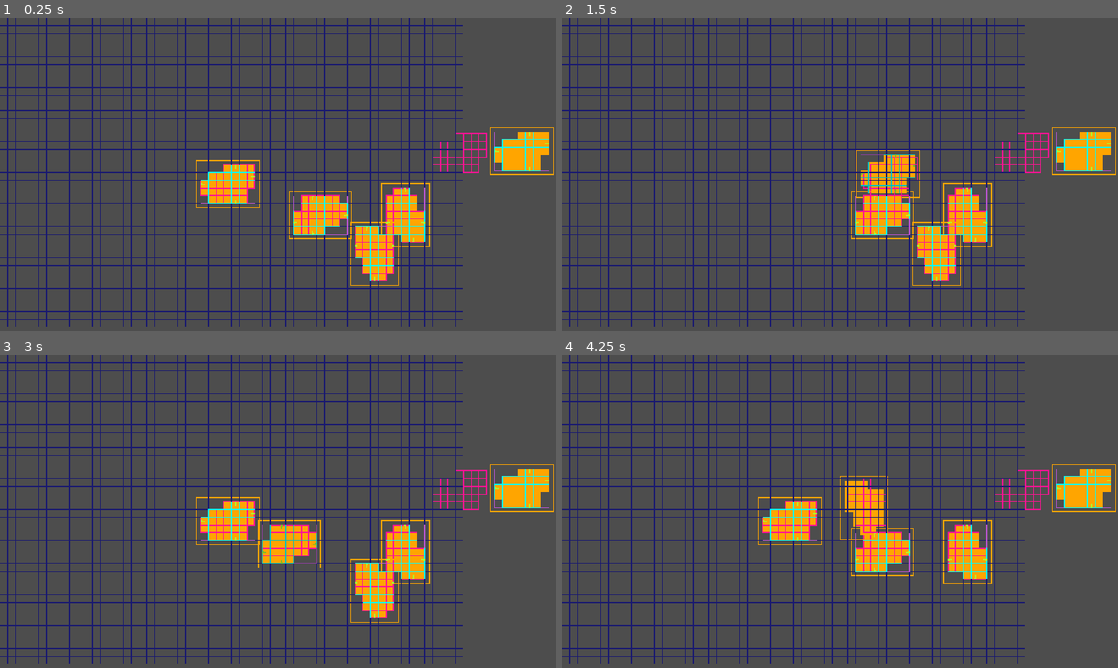
Above: before the commit, frames 1-4 (two rows, left to right).
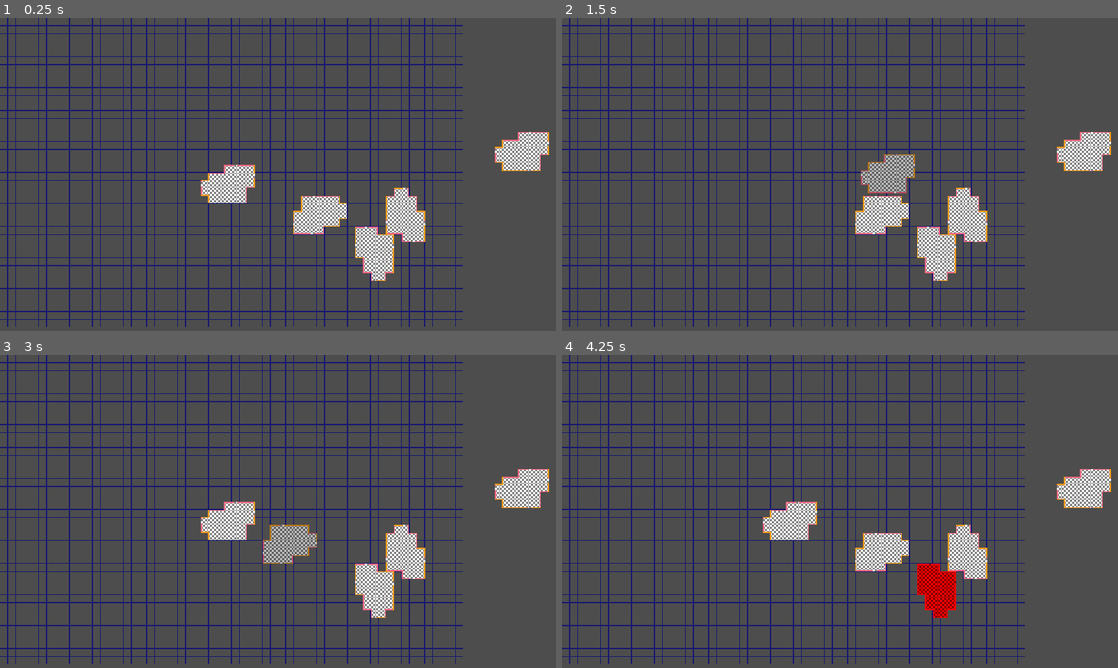
Above: after the commit, the same moments.

Repository: local-minimum/repetitions
Game: Godot game, scene res://scenes/dungeon_plan.tscn
Same seed, same stepped clock (60 frames per second), same inputs: the game is played once before the commit and once after it.
Inputs (mouse positions are in pixels of both pictures, inside the frame that each line leads up to):
- Up to frame 1 (0.25 s): no input
- Up to frame 2 (1.5 s): tap Enter at 0.5 s; drag from (1079, 155) to (784, 187) at 0.52 s; drag from (784, 187) to (1079, 155) at 1.27 s
- Up to frame 3 (3 s): move the mouse to (400, 549) at 2.02 s; hold D (crawl_strafe_right) 2.03-2.75 s; right-click (400, 549) at 2.1 s; click (400, 549) at 2.17 s; tap Space (crawl_search) at 2.75 s; drag from (322, 549) to (222, 524) at 2.77 s
- Up to frame 4 (4.25 s): drag from (940, 596) to (867, 511) at 3.52 s

The runs differ from the first frame. In frame 1, 5.9% of the frame differs, in the area x 35-100%, y 34-86%; in frame 2, 5.8%; in frame 3, 5.9%; in frame 4, 6.6%, in the area x 35-100%, y 34-84%.

Commit message:
Fix bug to start making rooms connect

Diff:
--- a/scenes/rooms/start_room.tscn
+++ b/scenes/rooms/start_room.tscn
@@ -19,11 +19,9 @@
 doors = NodePath("Doors")
 doors_directions = ExtResource("2_qr66m")
 collision = NodePath("CollisionPolygon2D")
-debug = true
 draggable = SubResource("Resource_6afpx")
 
 [node name="Outline" type="TileMapLayer" parent="."]
-visible = false
 z_index = -1
 texture_filter = 1
 texture_repeat = 1
@@ -33,7 +31,6 @@
 navigation_enabled = false
 
 [node name="Doors" type="TileMapLayer" parent="."]
-visible = false
 z_index = -1
 texture_filter = 1
 texture_repeat = 1
--- a/scripts/reps/blueprint_room.gd
+++ b/scripts/reps/blueprint_room.gd
@@ -41,8 +41,8 @@
             draggable.enable(self)
         tweening = value
 
-## Local coordinates of connected doors (valids)
-var connected_doors: Array[DoorData]:
+## Local coordinates of doors that lead to other rooms
+var valid_doors: Array[DoorData]:
     get():
         return _door_data.filter(func (ddata: DoorData) -> bool: return ddata.valid)
 
@@ -159,9 +159,10 @@
 
 func has_door_global_direction(global_coords: Vector2i, global_direction: CardinalDirections.CardinalDirection) -> bool:
     if doors == null || doors_directions == null:
+        print_debug("[Blueprint Door %s] I have no doors..." % [name])
         return false
 
-    var atlas_coords: Vector2i = doors.get_cell_atlas_coords(global_coords)
+    var atlas_coords: Vector2i = doors.get_cell_atlas_coords(draggable.translate_coord_to_local(self, global_coords))
     return doors_directions.has_door(atlas_coords, draggable.get_local_direction(self, global_direction))
 
 func has_registered_door(global_coords: Vector2i, global_direction: CardinalDirections.CardinalDirection) -> bool:
@@ -189,6 +190,7 @@
     var other_doors_local: Array[Vector2i] = other.door_local_coordinates
     var other_doors: Array[Vector2i] = other.draggable.translate_coords_array_to_global(other, other_doors_local)
 
+    print_debug("%s: my doors %s and %s has %s" % [self, my_doors, other, other_doors])
     for my_idx: int in range(my_doors_local.size()):
         var local_coords: Vector2i = my_doors_local[my_idx]
         var atlas_coords: Vector2i = doors.get_cell_atlas_coords(local_coords)
@@ -203,18 +205,23 @@
 
         for direction: CardinalDirections.CardinalDirection in get_global_door_directions(atlas_coords):
             if has_registered_door(my_doors[my_idx], direction):
+                print_debug("%s: Already has regestered door %s with direction %s" % [self, my_doors[my_idx], CardinalDirections.name(direction)])
                 continue
 
             var leading_to_coords: Vector2i = CardinalDirections.translate2d(my_doors[my_idx], direction)
+            print_debug("%s: Door %s leads %s to %s" % [self, my_doors[my_idx], CardinalDirections.name(direction), leading_to_coords])
             if other_doors.has(leading_to_coords):
                 var other_idx: int = other_doors.find(leading_to_coords)
-
-                if other.has_door_global_direction(other_doors_local[other_idx], CardinalDirections.invert(direction)):
-                    connected_doors.append(DoorData.new(true, self, my_doors[my_idx], direction, other))
+                print_debug("%s: Other has door #%s in this place!" % [self, other_idx])
+                if other.has_door_global_direction(other_doors[other_idx], CardinalDirections.invert(direction)):
+                    connecting_doors.append(DoorData.new(true, self, my_doors[my_idx], direction, other))
                     continue
+                else:
+                    print_debug("%s: But it was in the wrong direction" % [self])
 
             if other.is_inside(leading_to_coords):
-                connected_doors.append(DoorData.new(false, self, my_doors[my_idx], direction, other))
+                print_debug("%s: We are inside at %s but not via doors!" % [self, leading_to_coords])
+                connecting_doors.append(DoorData.new(false, self, my_doors[my_idx], direction, other))
 
     for other_idx: int in range(other_doors_local.size()):
         var other_local_coords: Vector2i = other_doors_local[other_idx]
@@ -231,15 +238,15 @@
             if other.has_registered_door(other_doors[other_idx], direction):
                 continue
 
-            if connected_doors.any(func (ddata: DoorData) -> bool: return ddata.is_inverse_connection(other, other_doors[other_idx], direction, self)):
+            if connecting_doors.any(func (ddata: DoorData) -> bool: return ddata.is_inverse_connection(other, other_doors[other_idx], direction, self)):
                 # We don't need a dupe
                 continue
 
             var leading_to_coords: Vector2i = CardinalDirections.translate2d(other_doors[other_idx], direction)
 
             if is_inside(leading_to_coords):
-                connected_doors.append(DoorData.new(false, other, other_doors[other_idx], direction, self))
-
+                connecting_doors.append(DoorData.new(false, other, other_doors[other_idx], direction, self))
+    print_debug("Found doors %s" % [connecting_doors])
     return connecting_doors.any(func (ddata: DoorData) -> bool: return ddata.valid)
 
 func register_connection(data: Array[DoorData]) -> void:
@@ -306,6 +313,9 @@
     _debugged = true
 
 func _enter_tree() -> void:
+    if Engine.is_editor_hint():
+        return
+
     if !mouse_entered.is_connected(_handle_mouse_enter) && mouse_entered.connect(_handle_mouse_enter) != OK:
         push_error("Failed to connect mouse enter")
     if !mouse_exited.is_connected(_handle_mouse_exit) && mouse_exited.connect(_handle_mouse_exit) != OK:
@@ -327,6 +337,9 @@
 
 
 func _exit_tree() -> void:
+    if Engine.is_editor_hint():
+        return
+
     mouse_entered.disconnect(_handle_mouse_enter)
     mouse_exited.disconnect(_handle_mouse_exit)
     input_event.disconnect(_handle_input_event)
@@ -339,6 +352,9 @@
         draggable.on_grid_drag_change.disconnect(_handle_grid_drag_change)
 
 func _ready() -> void:
+    if Engine.is_editor_hint():
+        return
+
     if placed:
         draggable.disable(self)
     else:
--- a/scripts/reps/dungeon_planner.gd
+++ b/scripts/reps/dungeon_planner.gd
@@ -2,6 +2,7 @@
 
 @export var grid: Grid2D
 @export var rooms: Array[BlueprintRoom]
+@export var debug: bool
 
 func _ready() -> void:
     for room: BlueprintRoom in rooms:
@@ -34,7 +35,8 @@
     elif _check_valid_room_placement(room, false):
         room.modulate = Color.SKY_BLUE
 
-    queue_redraw()
+    if debug:
+        queue_redraw()
     # var end: int = Time.get_ticks_usec()
     # print_debug("Room placement check %sus" % (end - t0))
 
@@ -57,12 +59,14 @@
             func () -> void:
                 room.tweening = false
                 room.modulate = Color.WHITE
-                queue_redraw()
+                if debug:
+                    queue_redraw()
         ) != OK:
             push_warning("Failed to connect ease back complete")
             room.tweening = false
             room.modulate = Color.WHITE
-            queue_redraw()
+            if debug:
+                queue_redraw()
 
 func _check_valid_room_placement(room: BlueprintRoom, finalize: bool) -> bool:
     if !room.contained_in_grid:
@@ -96,6 +100,7 @@
     for other: BlueprintRoom in touching_rooms:
         var connected_doors: Array[DoorData]
         if room.has_connecting_doors(other, connected_doors):
+            print_debug("%s touches %s with doors %s" % [room, other, connected_doors])
             if connected_doors.any(func (door: DoorData) -> bool: return door.valid):
                 valid = true
                 if finalize:
@@ -108,6 +113,8 @@
     return valid
 
 func _draw() -> void:
+    if !debug:
+        return
     var show_area: bool = true
     var show_logical_tiles: bool = true
 
